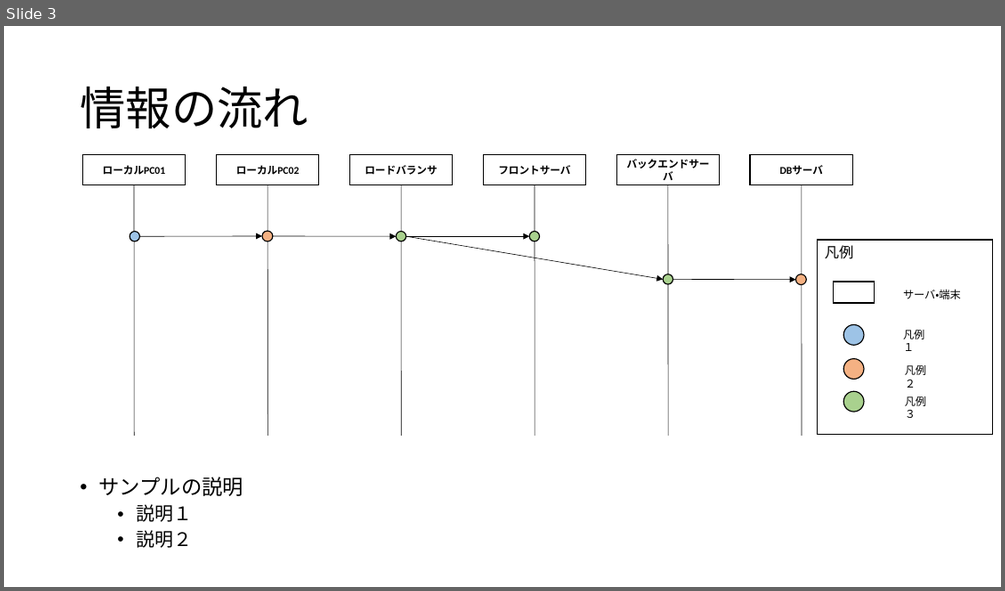
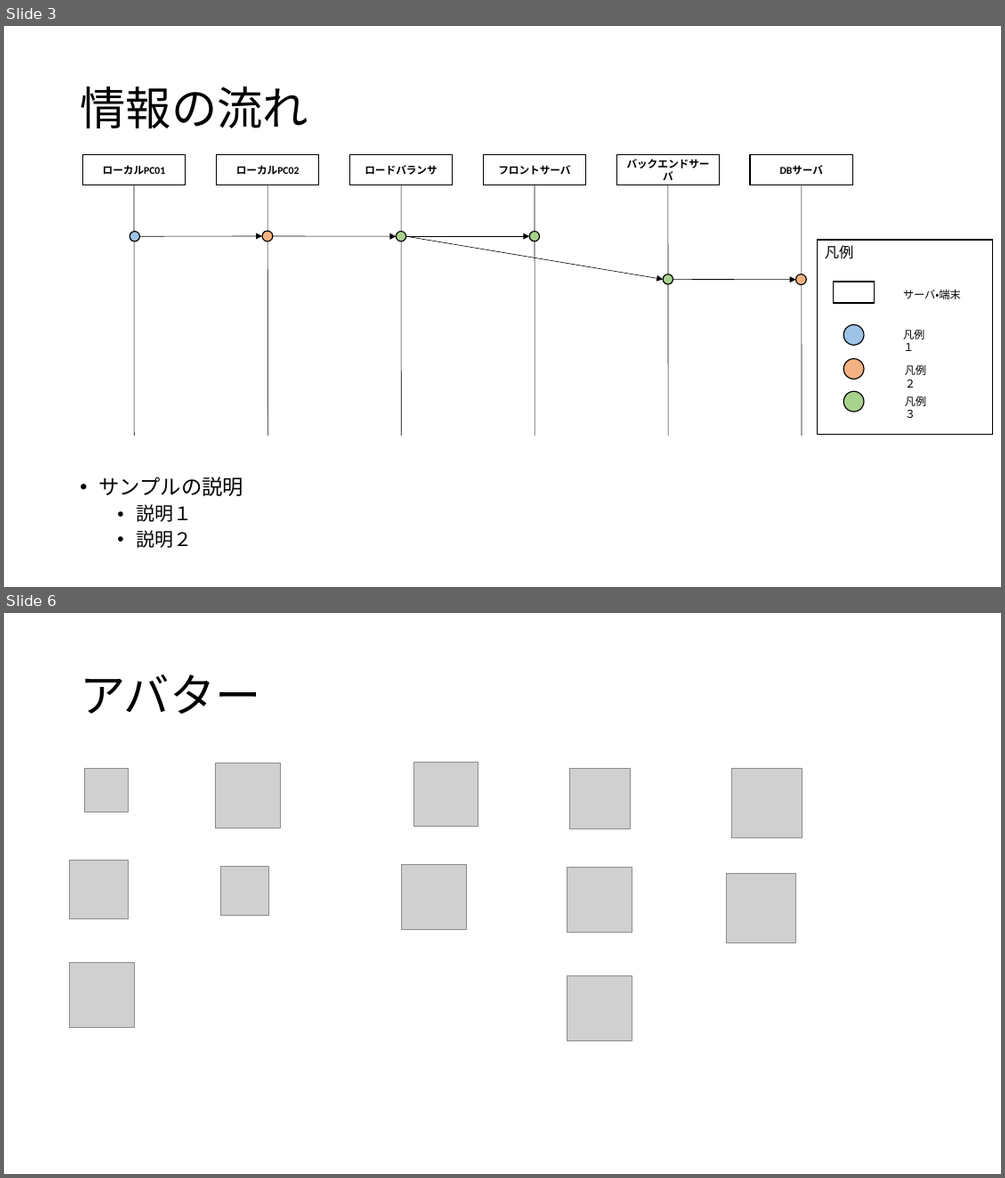
Before and after one commit to tsujimitsu/knowhow, a slide deck: designpattern/ネットワーク構成図サンプル.pptx. Shown one above the other, each under a label of ours: slide 3 before the commit, slides 3 and 6 after it; the slides between them are not shown. The pictures are 1005x591 and 1005x1178 pixels, drawn with LibreOffice and Linux fonts; fonts in the diff are those of the drawing; grey boxes stand for pictures. Boxes give left, top, right and bottom in pixels: in the first picture for what was removed or moved away, otherwise in the second. Text is boxed around its words. In the diff, an @@ line names an element or a change of style, - is before the commit and + after.

```diff
--- a/designpattern/ネットワーク構成図サンプル.pptx
+++ b/designpattern/ネットワーク構成図サンプル.pptx
@@ slide 6 added at <box>4,613,1001,1174</box>, background #FFFFFF @@
@@ title added at <box>80,674,260,714</box>, 44 pt, text #000000 @@
+アバター
@@ picture added at <box>84,768,128,811</box> @@
@@ picture added at <box>216,763,281,827</box> @@
@@ picture added at <box>413,763,478,827</box> @@
@@ picture added at <box>569,768,630,828</box> @@
@@ picture added at <box>732,768,802,838</box> @@
@@ picture added at <box>69,860,128,918</box> @@
@@ picture added at <box>220,867,268,915</box> @@
@@ picture added at <box>402,864,467,929</box> @@
@@ picture added at <box>567,868,632,933</box> @@
@@ picture added at <box>727,873,797,943</box> @@
@@ picture added at <box>69,962,134,1027</box> @@
@@ picture added at <box>567,976,632,1041</box> @@
```
Also in this commit, not shown: 2 other slides added.
